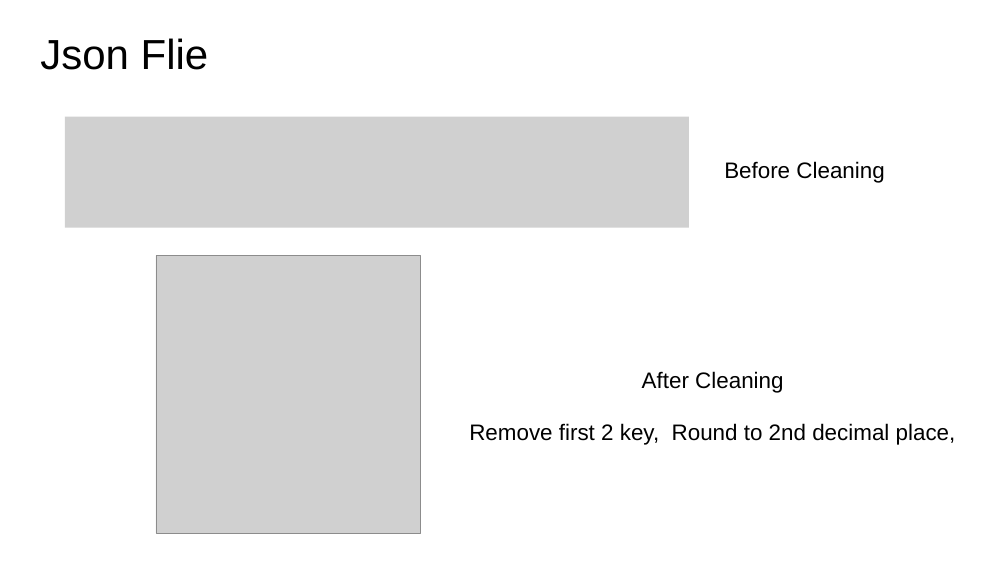
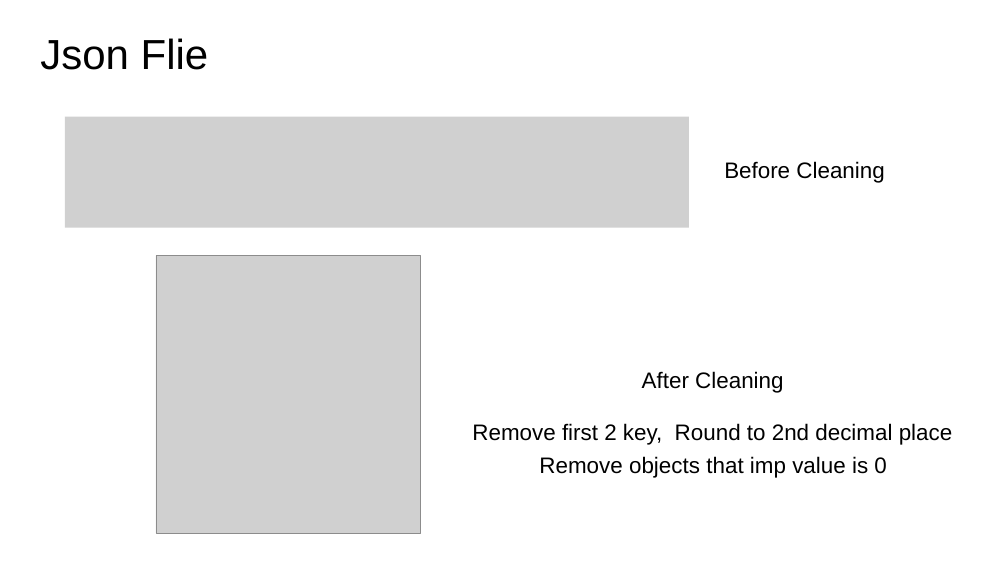
Before and after one commit to LeeMoofon0222/Vizuro_Intern, a slide deck: slide 3 of causalAi_chatBot/Chatbot.pptx. Drawn at 1008x567 pixels with LibreOffice and Linux fonts; fonts in the diff are those of the drawing; grey boxes stand for pictures. Boxes give left, top, right and bottom in pixels: in the first picture for what was removed or moved away, otherwise in the second. Text is boxed around its words. In the diff, an @@ line names an element or a change of style, - is before the commit and + after.

```diff
--- a/causalAi_chatBot/Chatbot.pptx
+++ b/causalAi_chatBot/Chatbot.pptx
@@ text at box(472, 423, 953, 445): text changed @@
-Remove first 2 key, Round to 2nd decimal place,
+Remove first 2 key, Round to 2nd decimal place
@@ text added at box(539, 456, 886, 478), 32 pt, text #000000 @@
+Remove objects that imp value is 0
```
Also in this commit, not shown: 4 other slides changed, 3 other files.
